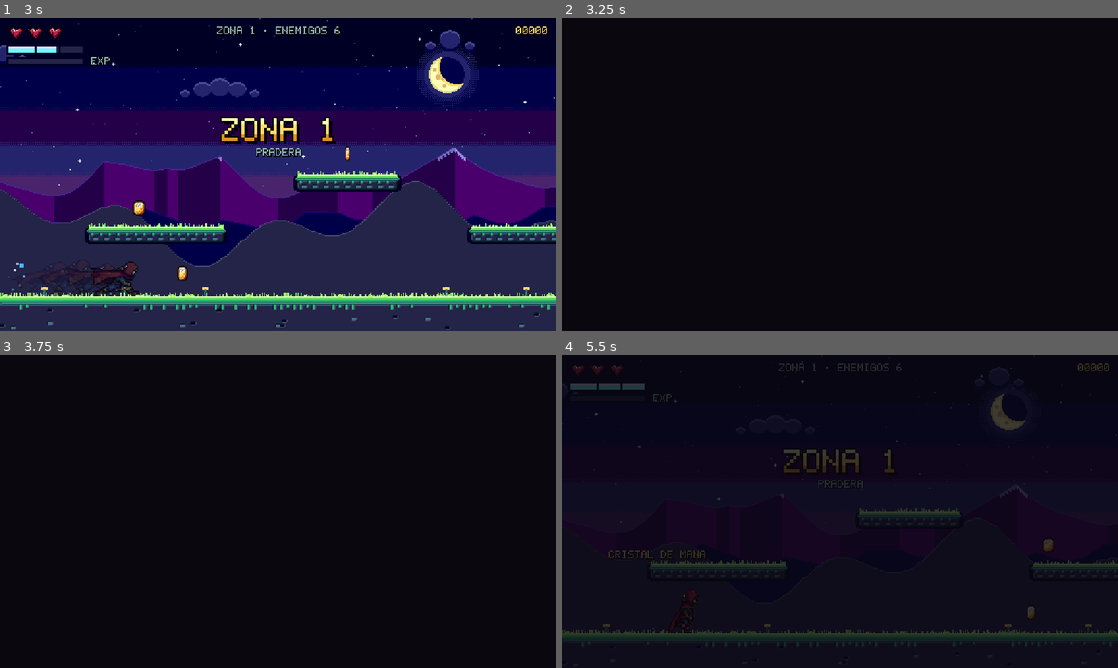
Above: before the commit, frames 1-4 (two rows, left to right).
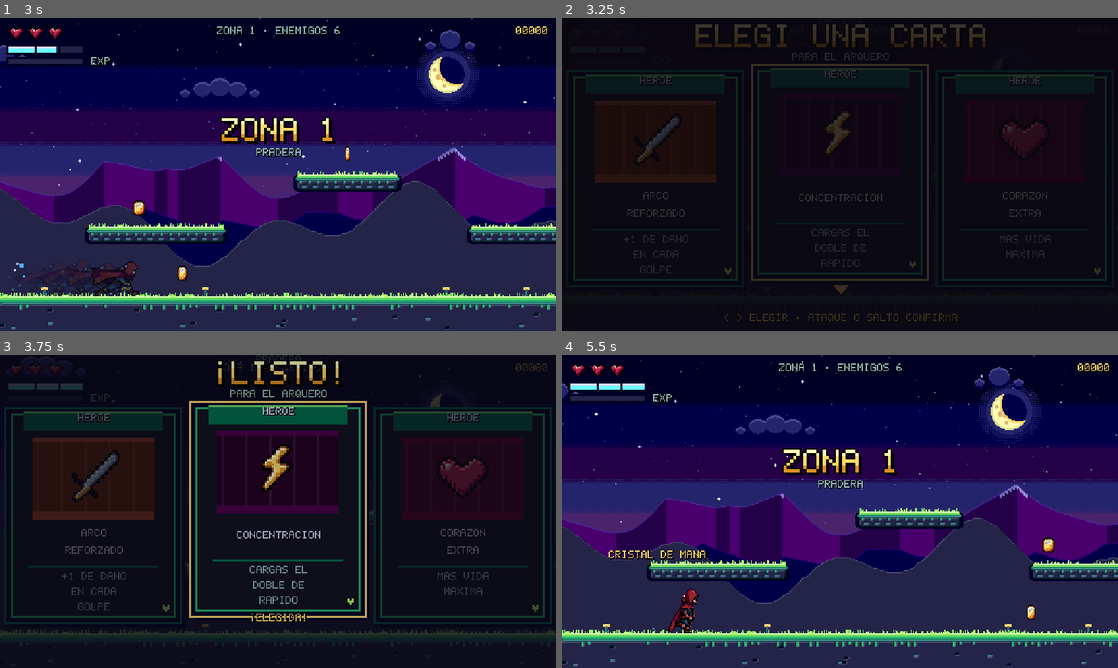
Above: after the commit, the same moments.

Repository: Monguit0/PIP-SLIME-GODOT
Game: Godot game, scene res://scenes/main.tscn
Same seed, same stepped clock (60 frames per second), same inputs: the game is played once before the commit and once after it.
Inputs:
- Up to frame 1 (3 s): hold Space (saltar) 0.53-1.28 s; hold Right (derecha) 0.53-2.03 s; tap R (reiniciar) at 0.6, 1.55 s; tap Space (saltar) at 1.35, 1.52, 1.82, 2.3 s; hold Left (izquierda) 2.03-2.78 s; hold X (atacar) 2.03-2.78 s; hold Right (derecha) from 2.78 s (still down); tap Shift (especial) at 2.85 s
- Up to frame 2 (3.25 s): keep holding Right (derecha); tap Space (saltar) at 3.02 s; tap R (reiniciar) at 3.05 s
- Up to frame 3 (3.75 s): keep holding Right (derecha); tap Space (saltar) at 3.32 s; hold Space (saltar) from 3.53 s (still down); tap C (poder) at 3.6 s
- Up to frame 4 (5.5 s): release Right (derecha) at 4.28 s; release Space (saltar) at 4.28 s; hold Left (izquierda) 4.28-5.03 s; tap R (reiniciar) at 4.35 s; tap Space (saltar) at 4.52, 4.82 s; hold Right (derecha) from 5.03 s (still down); hold Space (saltar) from 5.03 s (still down); tap Z at 5.1 s

Frame 1 is identical in both runs. In frame 2, 8.4% of the frame differs, in the area x 2-98%, y 2-97%; in frame 3, 24%; in frame 4, 84%, in the area x 0-100%, y 0-100%.

Commit message:
Espada firme del caballero y sin pantalla negra al reiniciar
- Al reiniciar se reparten las cartas enseguida y el juego queda en pausa: el fundido
  de entrada ahora se aclara en el HUD (que sigue andando en pausa), así se ven las cartas.
- La espada va rígida con el brazo: sin resorte ni inercia. Solo entre dos poses del salto
  o del rugido gira rápido y sin pasarse, y el espadazo al caer se clava de golpe.
- Lluvia de espadas: levanta la espada, destella con la orden y queda quieta en alto.
- Rugido: queda con el puño arriba y tiembla todo el cuerpo (la espada con él).
- Después de rugir o de marearse baja la espada con el brazo antes de caminar.
- Embestida: mientras avisa pisotea alternando los pies; el salto arranca sin la pose rara.
- La caminata va al paso medido de los cuadros.

Co-Authored-By: Claude Opus 5.5 <noreply@anthropic.com>
Claude-Session: https://claude.ai/code/session_01Ei4JdnCu4YgE3Dnq9TvGQ8

Diff:
--- a/scripts/boss.gd
+++ b/scripts/boss.gd
@@ -12,8 +12,8 @@
 ## salta entero (se agacha, despega, encoge las piernas, levanta la espada, cae con todo y se levanta).
 ## En el barrido toma la pose del brazo según el ángulo de la espada ("arc": 19 poses del puño, de atrás
 ## de la cabeza hasta abajo). La espada se dibuja en código (como en el original): sale del puño del
-## cuadro que se ve, los dedos se dibujan encima del mango y pesa: sigue al brazo con un resorte, se
-## atrasa cuando el cuerpo acelera y se pasa un poco al frenar.
+## cuadro que se ve, los dedos se dibujan encima del mango y es firme: va rígida con el brazo; solo
+## entre dos poses del salto o del rugido gira rápido y sin pasarse, y al caer el espadazo se clava de golpe.
 
 const BW := 24.0
 const BH := 40.0
@@ -26,10 +26,9 @@
 const ANIMS := ["arc", "jump", "roar", "idle", "walk", "charge", "dazed", "death"]
 const LOOPS := ["idle", "walk", "charge", "dazed"]
 const FIST_CELL := 14            # cada puño recortado en fist.png (14x14, el puño en el centro)
-const WALK_CYCLE := 30.0         # lo que avanza en un ciclo de caminata (dos pasos)
-const SPRING := 34.0             # la espada sigue al brazo con un resorte (rad/s)
-const DAMP := 0.5
-const SWAY := 6.0                # cuánto se atrasa la hoja cuando el puño acelera
+const WALK_CYCLE := 19.0         # lo que avanza en un ciclo de caminata (dos pasos, medido en los cuadros)
+const SPRING := 40.0             # entre dos poses la espada gira rápido y sin pasarse (rad/s)
+const ROAR_HOLD := 6             # el cuadro del rugido con el puño bien arriba: ahí se queda quieto
 const REST := 22.0             # la espada en guardia, apuntando un poco hacia abajo
 const DIR := "res://assets/sprites/boss/"
 const COMBO := {"charge": "rain", "slam": "sweep", "sweep": "slam", "rain": "charge"}
@@ -122,9 +121,11 @@
 var sword_v := 0.0
 var pose_ang := 0.0
 var has_pose := false
-var hand_s := Vector2.ZERO
-var hand_prev := Vector2.ZERO
-var hand_v := Vector2.ZERO
+var snap := false   # la espada salta a la pose sin girar (el golpe del espadazo)
+var pose_key := ""
+var ang_from := REST  # de dónde arrancó la espada al empezar el aviso
+var jitter := false  # tiembla todo el cuerpo (el rugido), la espada con él
+var order_t := 0.0   # destello de la espada al dar la orden de la lluvia
 var walk_dist := 0.0
 var tmul := 1.0
 var kick := 0.0      # retroceso al recibir un golpe (solo visual)
@@ -171,8 +172,6 @@
 	add_child(target)
 	_visuals(0.0)
 	sword_ang = pose_ang if has_pose else angle
-	hand_s = hand()
-	hand_prev = hand_s
 
 
 # ---------------------------------------------------------------- ayudas
@@ -196,6 +195,8 @@
 func _to(s: String) -> void:
 	state = s
 	t = 0.0
+	if s == "tele":
+		ang_from = angle
 
 
 func _face_player() -> void:
@@ -262,7 +263,7 @@
 	show_t = 0.45
 	bar_shake = 0.2
 	flash = 0.07
-	kick = minf(2.5, kick + 1.5)
+	kick = minf(1.5, kick + 1.0)
 	kick_dir = signf(cx() - hx) if absf(cx() - hx) > 0.5 else float(-face)
 	game.add_score(total * 10)
 	Snd.play("metal")
@@ -342,7 +343,8 @@
 	var tm := 0.6 if phase >= 3 else (0.72 if ph2 else 1.0)
 	tmul = tm
 	t += dt
-	kick = maxf(0.0, kick - dt * 14.0)
+	kick = maxf(0.0, kick - dt * 10.0)
+	order_t -= dt
 	walking = false
 	if ven_t > 0.0 and state != "dying" and state != "gone":
 		ven_t -= dt
@@ -398,11 +400,12 @@
 		"idle":
 			_face_player()
 			var dist := player.global_position.x - cx()
-			if absf(dist) > 36.0:
+			var lowering := absf(angle - REST) > 12.0  # primero baja la espada, después camina
+			if absf(dist) > 36.0 and not lowering:
 				x += signf(dist) * (32.0 if ph2 else 22.0) * dt
 				walk_dist += (32.0 if ph2 else 22.0) * dt
 				walking = true
-			angle = _lerp(angle, REST + sin(clock * 3.0) * 4.0, dt * 6.0)
+			angle = _lerp(angle, REST, dt * 8.0)
 			crouch = 0.0
 			if t > idle_dur:
 				_choose_attack()
@@ -523,7 +526,7 @@
 		Fx.part(get_parent(), tip + Vector2(cos(a), sin(a)) * r, -Vector2(cos(a), sin(a)) * r * 4.0, 0.0, 0.22, Pal.C if randf() < 0.5 else Pal.W)
 	match atk:
 		"sweep":
-			angle = _lerp(REST, -165.0, _ease_out(k * 1.3))
+			angle = _lerp(ang_from, -165.0, _ease_out(k * 1.3))
 			crouch = roundf(_lerp(0.0, 2.0, k))
 		"slam":
 			angle = _lerp(angle, -90.0, dt * 10.0)
@@ -561,6 +564,7 @@
 				Snd.play("tajo", {"rate": 0.5, "vary": false})
 			"rain":
 				_rain_swords()
+				_order()
 			"sweep":
 				swing_t = 0.0
 				swing_fx = false
@@ -640,10 +644,19 @@
 				if rep > 1:
 					rep -= 1
 					_rain_swords()
+					_order()
 					_to("act")
 				else:
 					_to("rec")
 					rec_dur = 0.7
+
+
+## La orden de la lluvia: la espada en alto destella y el cuerpo se estira; después queda quieta.
+func _order() -> void:
+	order_t = 0.1
+	sx = 0.92
+	sy = 1.1
+	Fx.ring(get_parent(), sword_tip(), Pal.C)
 
 
 ## Lluvia de espadas: todo el salón menos un hueco de dos lugares.
@@ -739,7 +752,8 @@
 # ---------------------------------------------------------------- dibujo
 
 func _visuals(dt: float) -> void:
-	position = Vector2(roundf((cx() + kick * kick_dir) * 2.0) / 2.0, roundf((y + BH) * 2.0) / 2.0)
+	var shake := (0.5 if int(clock * 30.0) % 2 == 0 else -0.5) if jitter else 0.0
+	position = Vector2(roundf((cx() + kick * kick_dir + shake) * 2.0) / 2.0, roundf((y + BH) * 2.0) / 2.0)
 	if target.monitorable != active():
 		target.set_deferred("monitorable", active())
 	_pick_frame()
@@ -762,25 +776,22 @@
 	queue_redraw()
 
 
-## La espada pesa: sigue al ángulo que pide el ataque (o la pose del cuadro) con un resorte,
-## se atrasa cuando el puño acelera (al saltar, frenar, dar un paso) y se pasa un poco al frenar.
+## La espada es firme: va rígida con el brazo (el ángulo que pide el ataque elige la pose del brazo).
+## Solo cuando el cuadro marca la pose (salto, rugido) gira hacia ella rápido y sin pasarse, y el
+## espadazo al caer se clava de golpe.
 func _swing_sword(dt: float) -> void:
-	var want := pose_ang if has_pose else angle
-	if dt <= 0.0:  # congelado (golpe fuerte): la espada también
+	if not has_pose:
+		sword_ang = angle
+		sword_v = 0.0
 		return
-	hand_s = hand_s.lerp(hand(), minf(1.0, dt * 30.0))
-	var hv := (hand_s - hand_prev) / dt
-	var ha := ((hv - hand_v) / dt).limit_length(3000.0)
-	hand_prev = hand_s
-	hand_v = hv
-	var a := deg_to_rad(sword_ang)
-	var along_tip := Vector2(-sin(a) * face, cos(a))  # hacia dónde se mueve la punta si el ángulo crece
-	var acc := SPRING * SPRING * (want - sword_ang) - 2.0 * DAMP * SPRING * sword_v - ha.dot(along_tip) * SWAY
-	sword_v += acc * dt
-	sword_ang += sword_v * dt
-	if absf(sword_ang - want) > 70.0:  # nunca se va demasiado lejos del brazo
-		sword_ang = want + signf(sword_ang - want) * 70.0
-		sword_v *= 0.5
+	if snap:
+		sword_ang = pose_ang
+		sword_v = 0.0
+	elif dt > 0.0:  # congelado por un golpe fuerte: queda donde está
+		var acc := SPRING * SPRING * (pose_ang - sword_ang) - 2.0 * SPRING * sword_v
+		sword_v += acc * dt
+		sword_ang += sword_v * dt
+	angle = sword_ang  # el ataque sigue desde donde quedó la espada
 
 
 ## Elige animación y cuadro según lo que esté haciendo, y guarda dónde quedó el puño.
@@ -797,7 +808,10 @@
 			anim = "roar"
 			i = _roar_frame()
 		"idle":
-			if walking:
+			if absf(angle - REST) > 12.0:
+				anim = "arc"  # viene con la espada alta: la baja con el brazo
+				by_angle = true
+			elif walking:
 				anim = "walk"
 				i = int(walk_dist / WALK_CYCLE * 12.0)  # al paso de lo que avanza: los pies no patinan
 			else:
@@ -807,13 +821,15 @@
 			match atk:
 				"charge":
 					anim = "charge"
-					i = int(clock * (12.0 if state == "tele" else 20.0))
+					# avisando: pisotea en el lugar, un pie en cada pisotón; embistiendo: corre
+					i = 6 * (int(t / 0.18) % 2) if state == "tele" else int(clock * 22.0)
 				"slam":
 					anim = "jump"
 					i = _jump_frame()
 				"rain":
 					anim = "roar"
-					i = 6 + int(clock * 14.0) % 6  # el puño en alto, temblando
+					# levanta la espada y la deja quieta en alto: la orden y mientras caen las espadas
+					i = (4 if t < 0.1 else (5 if t < 0.2 else ROAR_HOLD)) if state == "tele" else ROAR_HOLD
 				_:
 					anim = "arc"
 					by_angle = true
@@ -846,10 +862,10 @@
 	var n := list.size()
 	var angs: Array = ANGS.get(anim, [])
 	if by_angle and angs.size() == n:
-		# la pose del brazo que va con el ángulo de la espada que se ve
+		# la pose del brazo que va con el ángulo de la espada (la espada va rígida con él)
 		var best := 0
 		for k in n:
-			if absf(float(angs[k]) - sword_ang) < absf(float(angs[best]) - sword_ang):
+			if absf(float(angs[k]) - angle) < absf(float(angs[best]) - angle):
 				best = k
 		i = best
 	elif anim in LOOPS:
@@ -859,6 +875,13 @@
 	has_pose = not by_angle and angs.size() == n
 	if has_pose:
 		pose_ang = angs[i]
+		if anim == "roar" and i == ROAR_HOLD:
+			pose_ang = -90.0  # bien derecha para arriba
+	# el espadazo al caer: la espada se clava de golpe, sin girar
+	var key := "%s%d" % [anim, i]
+	snap = anim == "jump" and i == 9 and key != pose_key
+	pose_key = key
+	jitter = anim == "roar" and i == ROAR_HOLD and state in ["roar", "rage"]
 	sprite.texture = list[i]
 	var hs: Array = HANDS.get(look, {}).get(anim, [])
 	if i < hs.size():
@@ -877,7 +900,7 @@
 func _jump_frame() -> int:
 	if state == "tele":
 		var dur: float = TELE["slam"] * tmul * (0.55 if quick else 1.0)
-		return mini(3, int(t / maxf(0.01, dur) * 4.0))
+		return 1 + mini(2, int(t / maxf(0.01, dur) * 3.0))
 	if landed:
 		return 9
 	if t < 0.07:
@@ -913,7 +936,7 @@
 		return 4
 	if t < 0.6:
 		return 5
-	return 6 + int((t - 0.6) * 14.0) % 6
+	return ROAR_HOLD
 
 
 func _draw() -> void:
@@ -926,7 +949,7 @@
 	var d := Vector2(cos(a) * face, sin(a))
 	var n := Vector2(d.y, -d.x) * face  # hacia "arriba" de la hoja: ahí va el filo con luz
 	var blink := glow and int(clock * 20.0) % 2 == 1
-	var white := flash > 0.0
+	var white := flash > 0.0 or order_t > 0.0
 	var s := -4.0
 	while s <= 1.5:  # mango (con pomo)
 		var pommel := s < -3.0
--- a/scripts/hud.gd
+++ b/scripts/hud.gd
@@ -39,6 +39,9 @@
 func _process(dt: float) -> void:
 	var real := dt / maxf(Engine.time_scale, 0.001)
 	t += real
+	# la entrada en negro al reiniciar se aclara acá: el HUD sigue andando con el juego en pausa
+	# (al reiniciar se reparten las cartas enseguida y el juego queda en pausa hasta elegir)
+	main.fade = maxf(0.0, main.fade - real)
 	var b = main.boss
 	var on: bool = b != null and is_instance_valid(b) and b.state in ["wait", "drop", "roar", "dying"]
 	cine += ((1.0 if on else 0.0) - cine) * minf(1.0, real * 5.0)
--- a/scripts/main.gd
+++ b/scripts/main.gd
@@ -119,7 +119,6 @@
 	t += dt
 	banner.t += dt
 	var real := dt / maxf(Engine.time_scale, 0.001)
-	fade = maxf(0.0, fade - real)
 	shown_score += (score - shown_score) * minf(1.0, real * 12.0)
 	if absf(score - shown_score) < 0.5:
 		shown_score = score
